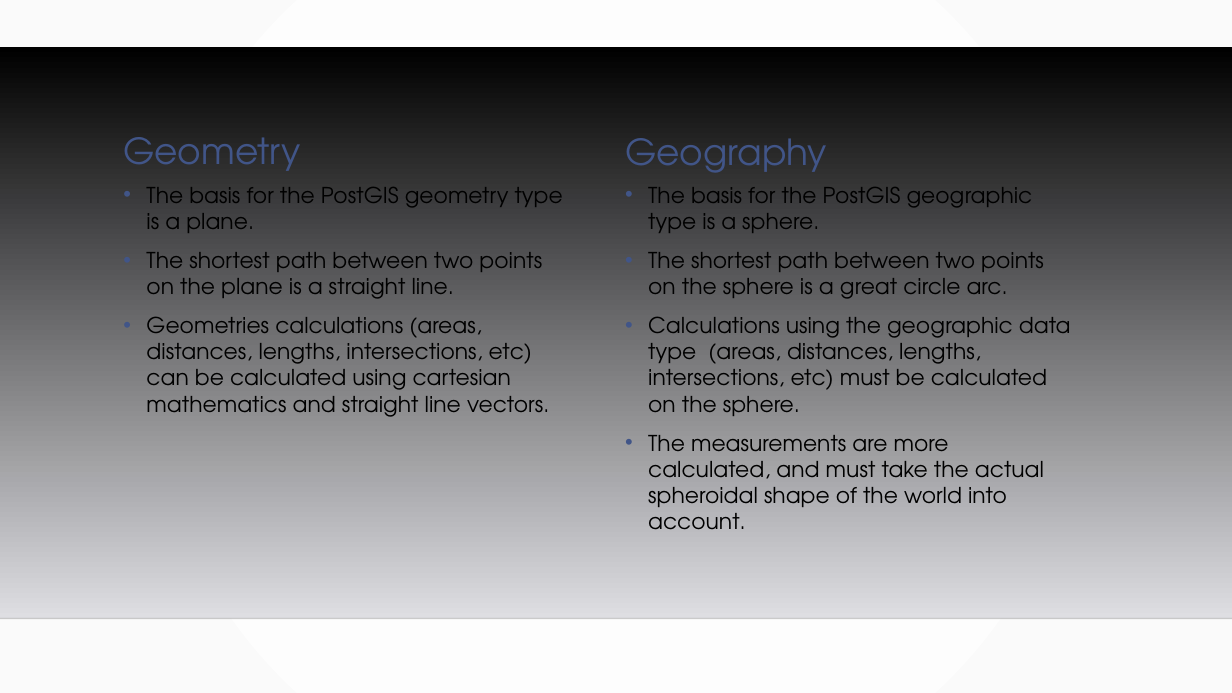
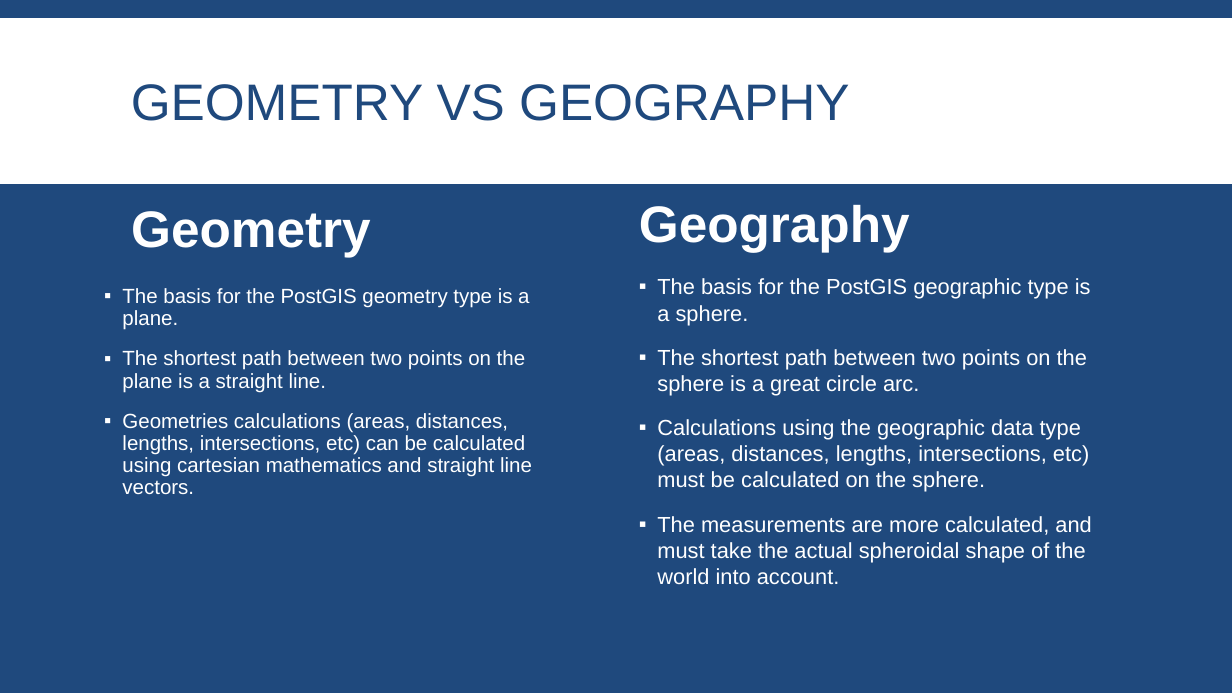
Before and after one commit to MGIS-UMN/GIS5577_week5, a slide deck: slide 7 of Spatial_Databases.odp. Drawn at 1232x693 pixels with LibreOffice and Linux fonts; fonts in the diff are those of the drawing; background and template pictures are left out. Boxes give left, top, right and bottom in pixels: in the first picture for what was removed or moved away, otherwise in the second. Text is boxed around its words. In the diff, an @@ line names an element or a change of style, - is before the commit and + after.

```diff
--- a/Spatial_Databases.odp
+++ b/Spatial_Databases.odp
@@ background gradient #FFFFFF to #FAFAFA to #1F497D @@
@@ freeform shape added at [0, 18, 1232, 184], fill #FFFFFF @@
@@ freeform shape removed at [0, 47, 1232, 618] @@
@@ title added at [131, 84, 849, 121], 40 pt, text #1F497D @@
+GEOMETRY VS GEOGRAPHY
@@ text "Geometry": place and size @@
-text "Geometry" at [123, 137, 300, 171]
+text "Geometry" at [131, 211, 370, 257]
@@ text "Geometry" at [131, 211, 370, 257]: size 28 to 40 pt, font TeX Gyre Adventor to Arial, text colour #415588 to #FFFFFF, bold on; line spacing 1 to 0.9; more space between paragraphs; vertical alignment bottom to middle @@
@@ text "Geography": place and size @@
-text "Geography" at [625, 138, 827, 173]
+text "Geography" at [639, 204, 910, 252]
@@ text "Geography" at [639, 204, 910, 252]: size 28 to 40 pt, font TeX Gyre Adventor to Arial, text colour #415588 to #FFFFFF, bold on; line spacing 1 to 0.9; more space between paragraphs; vertical alignment bottom to top @@
@@ text "The basis for the PostGIS ...": place and size @@
-text "The basis for the PostGIS ..." at [146, 252, 549, 417]
+text "The basis for the PostGIS ..." at [122, 288, 532, 494]
@@ text "The basis for the PostGIS ..." at [122, 288, 532, 494]: size 17 to 16 pt, font TeX Gyre Adventor to Arial, text colour #000000 to #FFFFFF; bullet • to ▪; line spacing 1 to 0.9; more space between paragraphs; bullet colour #415588 to #FFFFFF; vertical alignment top to bottom @@
@@ text "The basis for the PostGIS ...": place and size @@
-text "The basis for the PostGIS ..." at [648, 187, 1071, 530]
+text "The basis for the PostGIS ..." at [657, 278, 1091, 585]
@@ text "The basis for the PostGIS ..." at [657, 278, 1091, 585]: font TeX Gyre Adventor to Arial, text colour #000000 to #FFFFFF; bullet • to ▪; more space between paragraphs; bullet colour #415588 to #FFFFFF @@
@@ line removed from (0, 618) to (1232, 618) @@
```
Also in this commit, not shown: 39 other slides changed, 2 other files.
